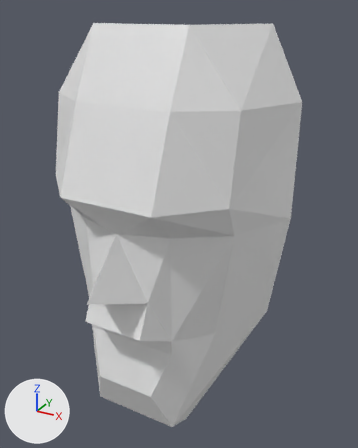
The OBJ model teardown/wwf-no-mercy/models/unlabeled/model_143B.obj, before and after one commit.
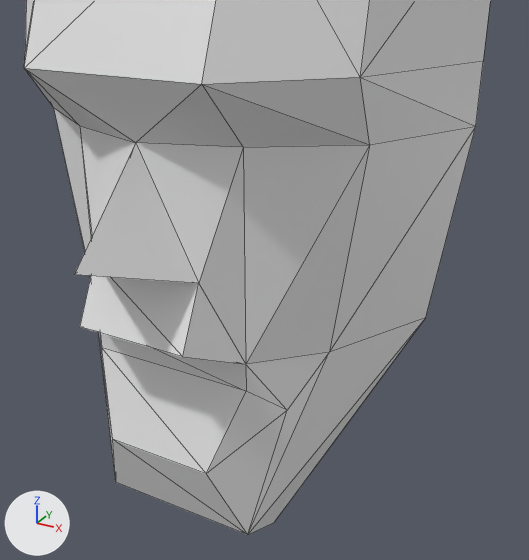
Old and new are each drawn whole from a 50 mm camera at (619.0, -1350.0, 1114.0) aimed at (78.0, -366.0, 622.0) and again close up from a 50 mm camera at (533.0, -1182.0, 834.0) aimed at (118.0, -427.0, 457.0). Arrows for +X, +Y and +Z are at lower left; the lights stay in place. The last two pictures show the newer version. The close-ups show mesh edges as thin lines. Where no turn or scale is listed for an object, it has been applied to the vertices. Vertices at exactly the same position are counted once.

Script lines for the objects in view, before the commit:
```python
me_model_143b = bpy.data.meshes.new('model_143B')
me_model_143b.from_pydata(...)  # 46 vertices, 76 faces; spans x -320.0..320.0, y -640.0..-240.0, z 40.0..1080.0
ob_model_143b = bpy.data.objects.new('model_143B', me_model_143b)
ob_model_143b.location = (0.0, 0.0, 0.0)
```
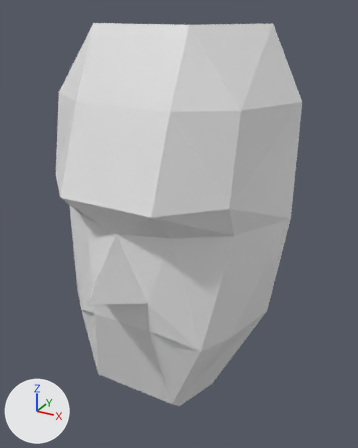
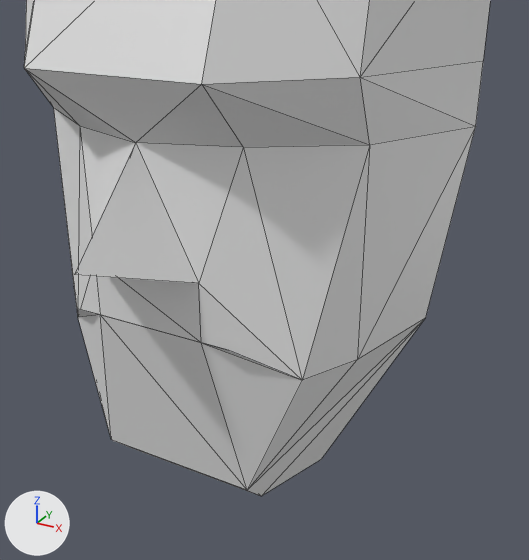
Location of each change, (x1, y1, x2, y2) in pixels of the close-ups (529 x 560 px; the box of a moved part takes in the faces that stretch with it):
'model_143B', reshaped: before (24, 0, 490, 535); after (24, 0, 490, 496)
part 1 of me_model_143b, moved or reshaped: before (54, 108, 476, 535); after (54, 108, 476, 496)

What changed in the scene script:
```text
Change me_model_143b:
    used by ob_model_143b
    remove me_model_143b.from_pydata(...)  # 46 vertices, 76 faces; spans x -320.0..320.0, y -640.0..-240.0, z 40.0..1080.0
    add me_model_143b.from_pydata(...)  # 42 vertices, 70 faces; spans x -320.0..320.0, y -640.0..-240.0, z 120.0..1080.0
    me_model_143b part 1
    10 vertices are removed from x -160.0..160.0, y -560.0..-440.0, z 200.0..400.0
    28 faces are deleted
    6 vertices move from x -200.0..200.0, y -480.0..-400.0, z 40.0..360.0 to x -240.0..240.0, y -480.0..-400.0, z 120.0..360.0
    6 vertices are added at (80.0, -520.0, 400.0), (-80.0, -520.0, 400.0), (200.0, -480.0, 360.0), (-160.0, -480.0, 360.0), (120.0, -520.0, 400.0), (-120.0, -520.0, 400.0)
    22 new faces join them
```
